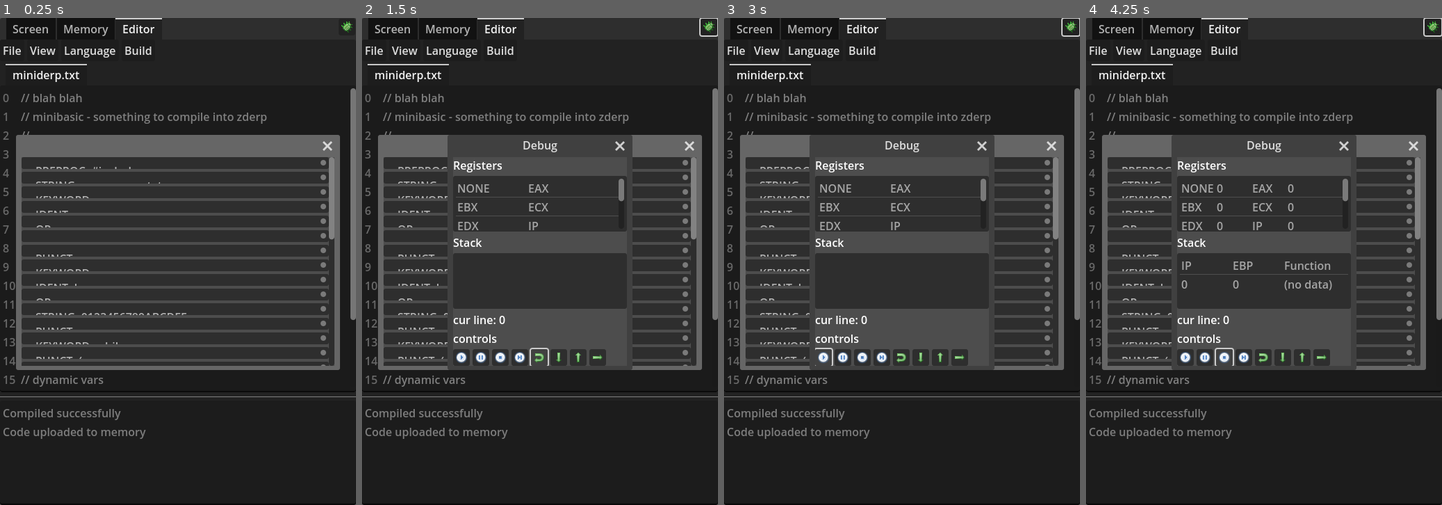
Above: before the commit, frames 1-4 (left to right).
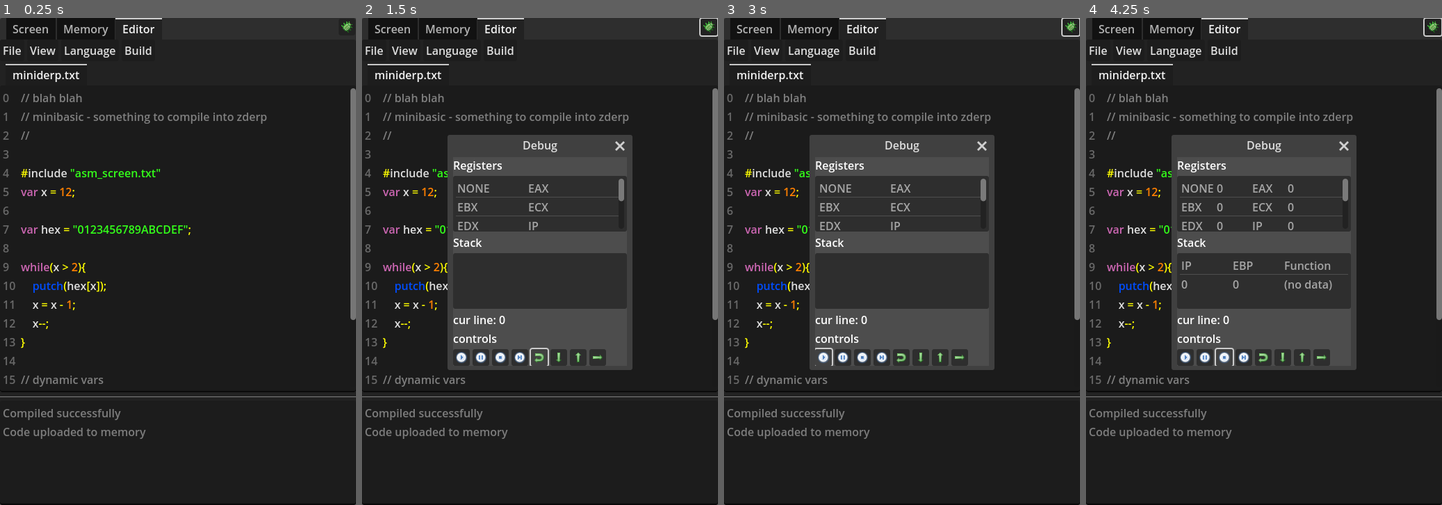
Above: after the commit, the same moments.

Repository: Zondartul/CpuDerp
Game: Godot game, scene res://scenes/main.tscn
The game is run twice, just before and just after one commit, with the same random seed, the same clock (stepped at 60 frames per second) and the same inputs.
Inputs (mouse positions are in pixels of both pictures, inside the frame that each line leads up to):
- Up to frame 1 (0.25 s): no input
- Up to frame 2 (1.5 s): click (707, 27) at 0.5 s; click (540, 358) at 1.25 s
- Up to frame 3 (3 s): click (902, 358) at 2 s; click (823, 358) at 2.75 s
- Up to frame 4 (4.25 s): click (1224, 358) at 3.5 s

The runs differ from the first frame. In frame 1, 15% of the frame differs, in the area x 4-96%, y 24-73%; in frame 2, 7.6%; in frame 3, 7.6%; in frame 4, 7.6%.

Commit message:
added parse debug msgs

Diff:
--- a/scenes/Editor.gd
+++ b/scenes/Editor.gd
@@ -40,4 +40,5 @@
 
 func _on_view_index_pressed(index: int) -> void:
 	match index:
-		0: $win_token_view.popup()
+		0: $win_token_view.popup();
+		1: $win_parse.popup();
--- a/scenes/comp_compile_md.gd
+++ b/scenes/comp_compile_md.gd
@@ -22,7 +22,7 @@
 # LR(1) shift-reduce parser, always applies the first valid rule
 func parse(tokens:Array):
 	tokens = tokens.duplicate();
-	tokens.append({"class":"EOF"});
+	tokens.append({"class":"EOF", "text":""});
 	var stack = [];
 	#tok is the look-ahead token
 	for tok in tokens:
@@ -34,6 +34,7 @@
 					apply_rule(stack, rule);
 					stabilized = false;
 					break;
+		dbg_print("PARSE","SHIFT "+str(tok)+"\n");
 		stack.push_back(tok);
 	parse_ready.emit(stack);
 	# parsed all tokens
@@ -46,20 +47,31 @@
 		push_error("syntax error");
 		return false;
 
+var run_i = 0;
+
 func rule_matches(stack:Array, tok_lookahead, rule:Array):
 	#var rule_result = rule[-1];
 	var rule_lookahead = rule[-2];
 	var rule_input = rule.slice(0,-2);
 	if len(stack) < len(rule_input): return false;
-	if not token_match(tok_lookahead, rule_lookahead): return false;
 	var stack_input = stack.slice(-len(rule_input));
+	dbg_print("PARSE","Rule matches? "+"(test "+str(run_i)+")"+"\n"+stack_to_str(stack_input,"\t\t") + "\n\tvs\n"+stack_to_str(rule_input,"\t\t")+"\n\t. "+str(tok_lookahead)+" vs "+str(rule_lookahead));
+	run_i += 1;
+	if not token_match(tok_lookahead, rule_lookahead):
+		dbg_print("PARSE","\tNo\n");
+		return false;
 	for i in range(len(rule_input)):
-		if not token_match(stack_input[i], rule_input[i]): return false;
+		if not token_match(stack_input[i], rule_input[i]):
+			dbg_print("PARSE","\tNo\n")
+			return false;
+	dbg_print("PARSE","\tYES\n");
 	return true;
 
 func token_match(tok, ref:String):
-	if ref == "*": return true;
-	if ref[0] == "/": return ref.substr(1) == tok.text;
+	if ref == "*":
+		return true;
+	if ref[0] == "/":
+		return ref.substr(1) == tok.text;
 	return ref == tok.class;
 
 func apply_rule(stack:Array, rule:Array):
@@ -67,12 +79,33 @@
 	for i in range(len(rule)-2):
 		toks.append(stack.pop_back());
 	toks.reverse();
-	var new_tok = {"class":rule[-1], "text":"", "children":toks};
+	var new_tok = {"class":rule[-1], "text":""};
+	dbg_print("PARSE","REDUCE "+str(new_tok)+"\n");
+	new_tok["children"] = toks;
 	stack.append(new_tok);
 
 const rules = [
 	["NUMBER", "*", "expr"],
-	["IDENT", "/=", "expr", ";", "assignment"],
+	["IDENT", "/=", "expr", "/;", "assignment"],
 ];
 
+func stack_to_str(stack:Array, prefix:String):
+	var text:String = "";
+	for tok in stack:
+		if tok is String:
+			text += prefix + "["+tok+"]" + "\n";
+		else:
+			text += prefix + "["+tok.class + ":"+tok.text+"]"+"\n";
+	text = text.erase(len(text)-1); #remove the last \n
+	return text;
+
+var dbg_prints_enabled = [
+	#"TOKENIZE",
+	"PARSE",
+	#"ANALYZE",
+];
+
+func dbg_print(print_class, msg):
+	if print_class in dbg_prints_enabled: print(msg);
+
 #-------------------------------------
--- a/scenes/main.tscn
+++ b/scenes/main.tscn
@@ -189,9 +189,11 @@
 item_3/id = 3
 
 [node name="View" type="PopupMenu" parent="Panel/TabContainer/Editor/V/MenuBar"]
-item_count = 1
+item_count = 2
 item_0/text = "tokens"
 item_0/id = 0
+item_1/text = "parse (AST)"
+item_1/id = 1
 
 [node name="Language" type="PopupMenu" parent="Panel/TabContainer/Editor/V/MenuBar"]
 
@@ -266,6 +268,7 @@
 visible = false
 
 [node name="win_parse" parent="Panel/TabContainer/Editor" instance=ExtResource("15_y6deb")]
+visible = false
 
 [node name="btn_debugger" type="Button" parent="Panel"]
 layout_mode = 1
--- a/scenes/win_parse.gd
+++ b/scenes/win_parse.gd
@@ -1,32 +1,26 @@
 extends Window
 
-@onready var container = $SC/BC;
+#@onready var container = $SC/BC;
+@onready var tree = $SC/Tree
+var root;
 
 func set_stack(stack):
 	clear();
+	root = tree.create_item();
 	for item in stack:
-		add_ast(item);
+		add_ast(item, root);
 
 func clear():
-	for ch in container.get_children():
-		ch.queue_free();
+	tree.clear();
+	#for ch in container.get_children():
+	#	ch.queue_free();
 
-func add_ast(item):
-	var tree:Tree = Tree.new();
-	container.add_child(tree);
-	var root = tree.create_item();
-	var text = token_to_str(item);
-	root.set_text(0, text);
-	if "children" in item:
-		for ch in item.children:
-			add_sub_ast(ch, tree, root);
-
-func add_sub_ast(ast, tree:Tree, node:TreeItem):
+func add_ast(ast, node:TreeItem):
 	var leaf = tree.create_item(node);
 	leaf.set_text(0, token_to_str(ast));
 	if "children" in ast:
 		for ch in ast.children:
-			add_sub_ast(ch, tree, leaf);
+			add_ast(ch, leaf);
 
 func token_to_str(item):
 	var text = "";
--- a/scenes/win_parse.tscn
+++ b/scenes/win_parse.tscn
@@ -15,8 +15,9 @@
 grow_horizontal = 2
 grow_vertical = 2
 
-[node name="BC" type="BoxContainer" parent="SC"]
+[node name="Tree" type="Tree" parent="SC"]
 layout_mode = 2
 size_flags_horizontal = 3
 size_flags_vertical = 3
-vertical = true
+
+[connection signal="close_requested" from="." to="." method="hide"]
